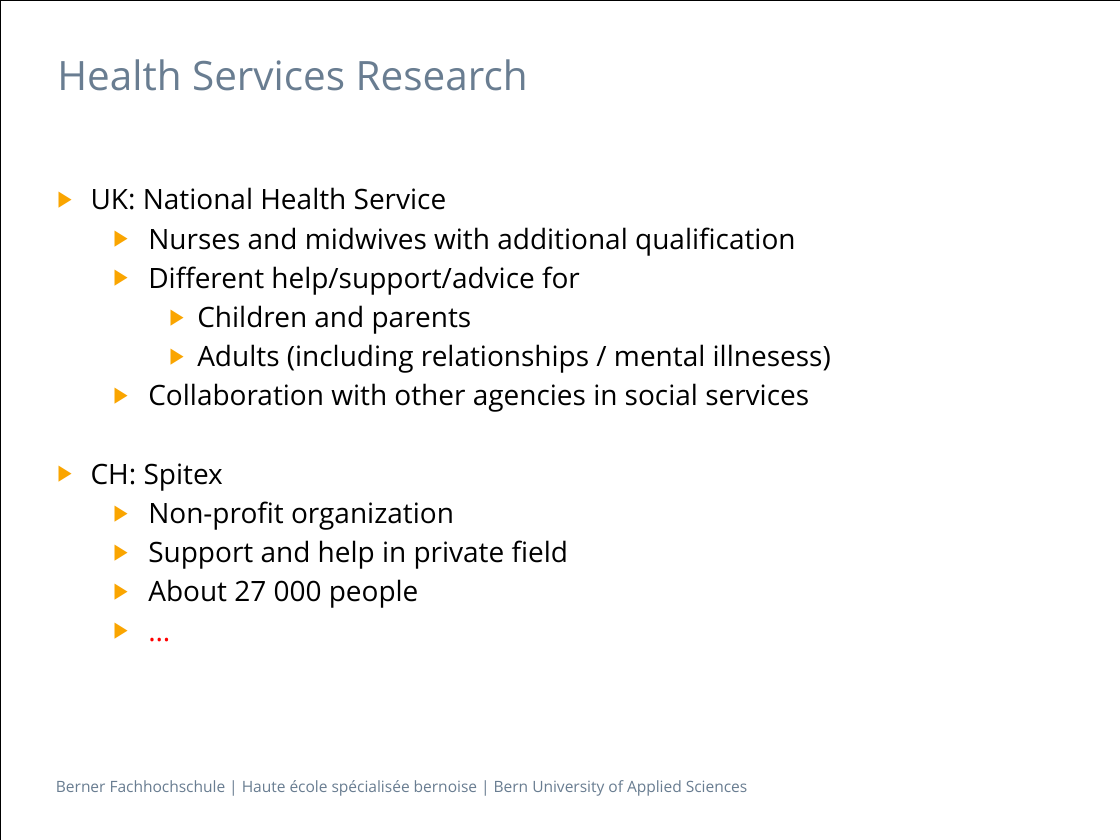
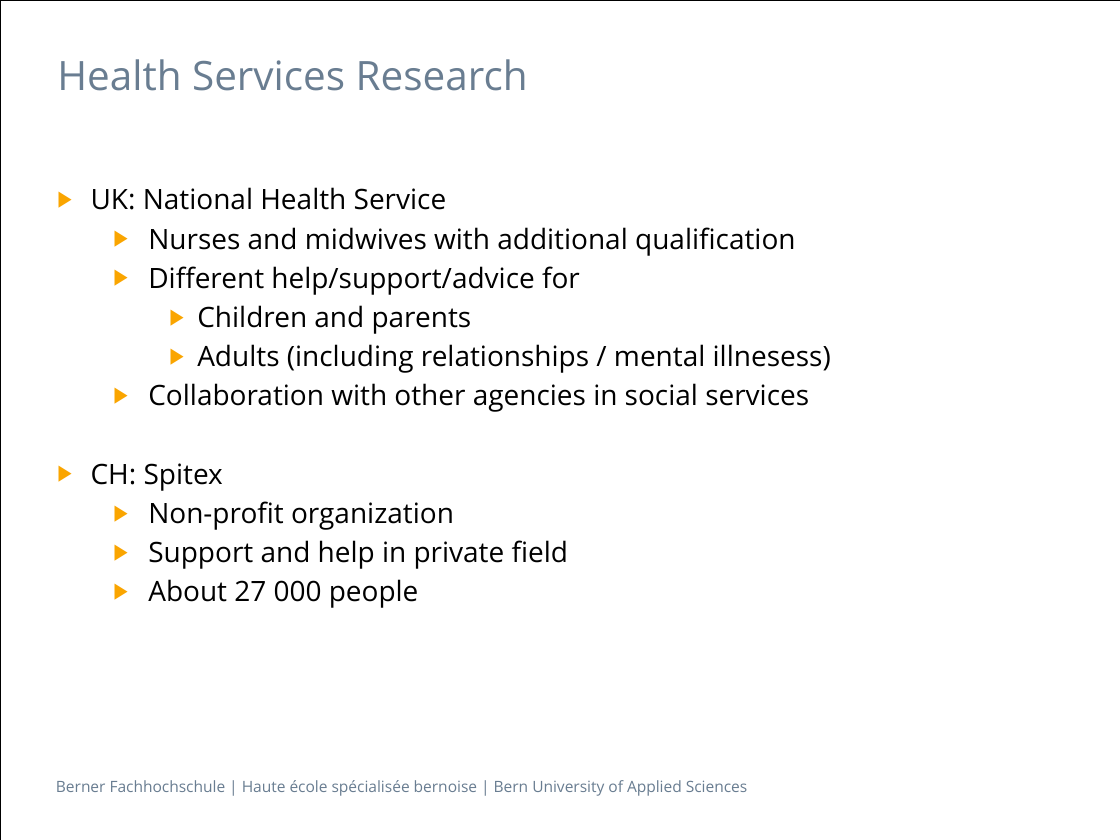
Before and after one commit to BurningBadger/ch.bfh.bti7081.s2016.blue, a slide deck: slide 8 of doc/task03/2016-03-29-Task_03_1.pptx. Drawn at 1120x840 pixels with LibreOffice and Linux fonts; fonts in the diff are those of the drawing. Boxes give left, top, right and bottom in pixels: in the first picture for what was removed or moved away, otherwise in the second. Text is boxed around its words. In the diff, an @@ line names an element or a change of style, - is before the commit and + after.

```diff
--- a/doc/task03/2016-03-29-Task_03_1.pptx
+++ b/doc/task03/2016-03-29-Task_03_1.pptx
@@ text at (91, 187, 831, 608): paragraph removed @@
-  ▶ …
```
Also in this commit, not shown: 6 other slides changed.
